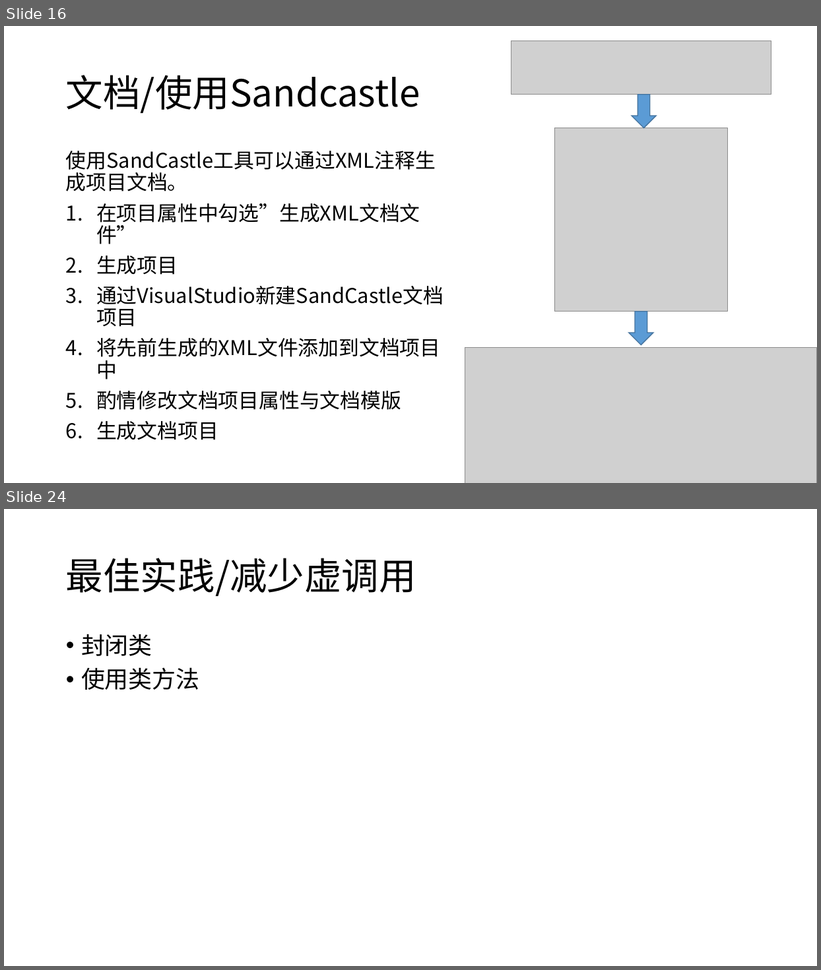
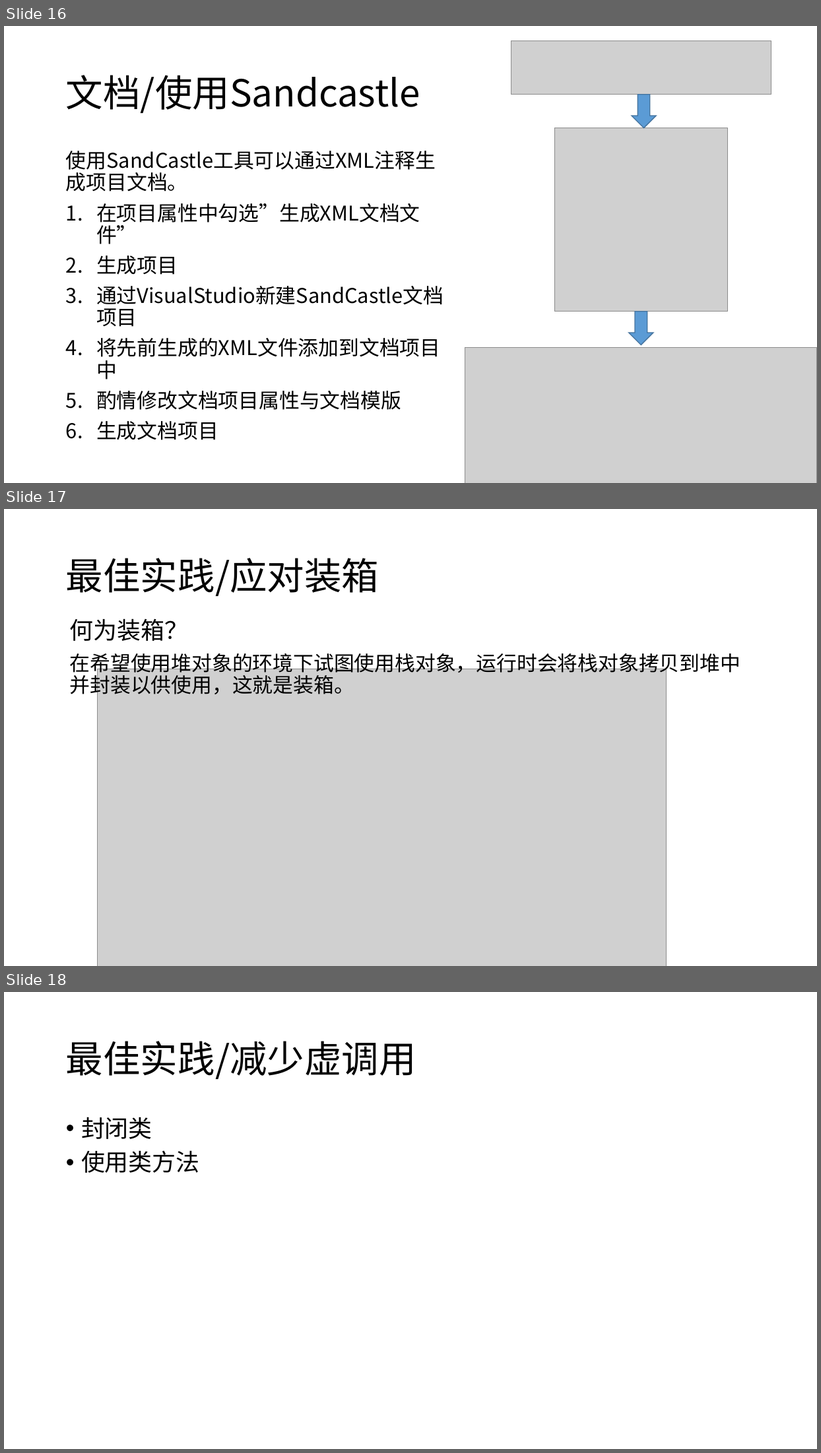
Before and after one commit to snakealpha/DotNetSession, a slide deck: pptx.pptx.pptx. Shown one above the other, each under a label of ours: slides 16 and 24 before the commit, slides 16, 17 and 18 after it; the slides between them are not shown. The pictures are 821x970 and 821x1453 pixels, drawn with LibreOffice and Linux fonts; fonts in the diff are those of the drawing; grey boxes stand for pictures. Boxes give left, top, right and bottom in pixels: in the first picture for what was removed or moved away, otherwise in the second. Text is boxed around its words. In the diff, an @@ line names an element or a change of style, - is before the commit and + after.

```diff
--- a/pptx.pptx.pptx
+++ b/pptx.pptx.pptx
@@ slide 17 added at [4,509,817,966], background #FFFFFF @@
@@ title added at [66,558,379,596], 44 pt, text #000000 @@
+最佳实践/应对装箱
@@ text added at [70,619,741,698], 24 pt, text #000000 @@
+何为装箱？
+在希望使用堆对象的环境下试图使用栈对象，运行时会将栈对象拷贝到堆中并封装以供使用，这就是装箱。
@@ picture added at [97,669,667,966] @@
@@ what was slide 24 is now slide 18 @@
```
Also in this commit, not shown: 1 slide removed, 1 other file.
